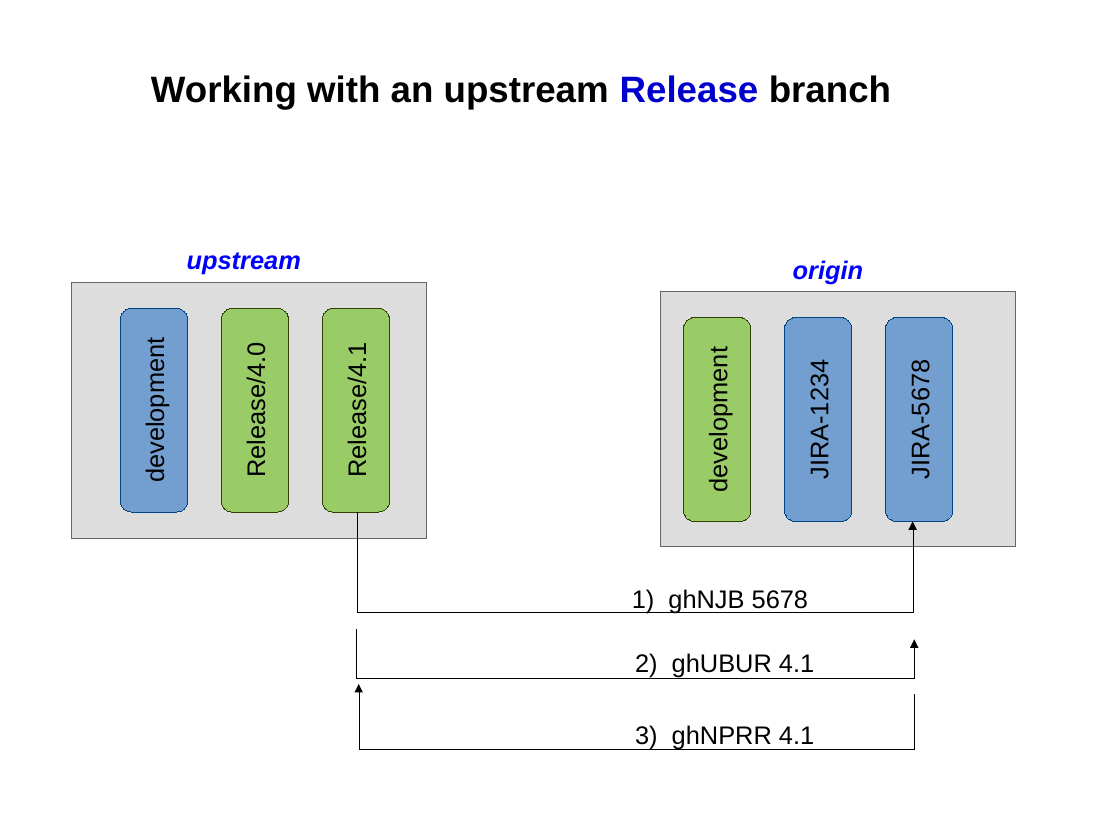
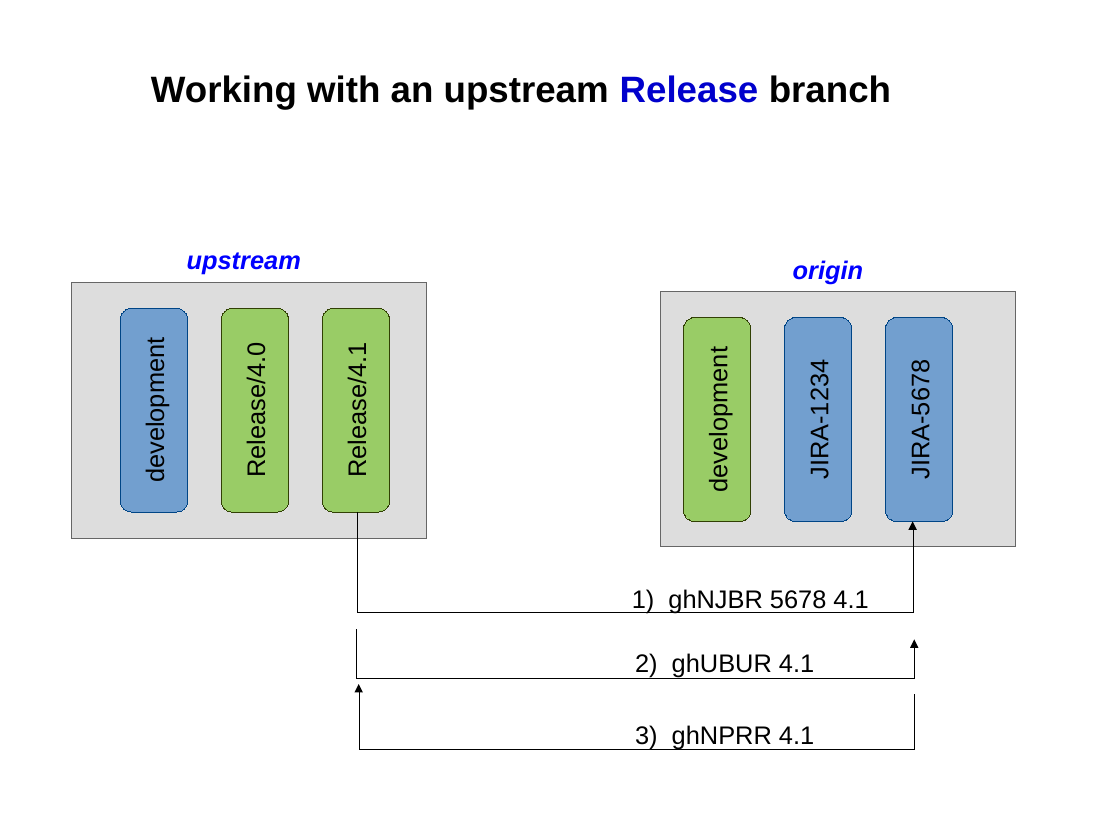
Before and after one commit to SiliconValleyOffice/GitHelp, a slide deck: slide 4 of Documents/RepositoryManagement.odp. Drawn at 1120x840 pixels with LibreOffice and Linux fonts; fonts in the diff are those of the drawing. Boxes give left, top, right and bottom in pixels: in the first picture for what was removed or moved away, otherwise in the second. Text is boxed around its words. In the diff, an @@ line names an element or a change of style, - is before the commit and + after.

```diff
--- a/Documents/RepositoryManagement.odp
+++ b/Documents/RepositoryManagement.odp
@@ text at (632, 589, 868, 613): text changed @@
-1) ghNJB 5678
+1) ghNJBR 5678 4.1
```
Also in this commit, not shown: 3 other slides changed, 7 other files.
